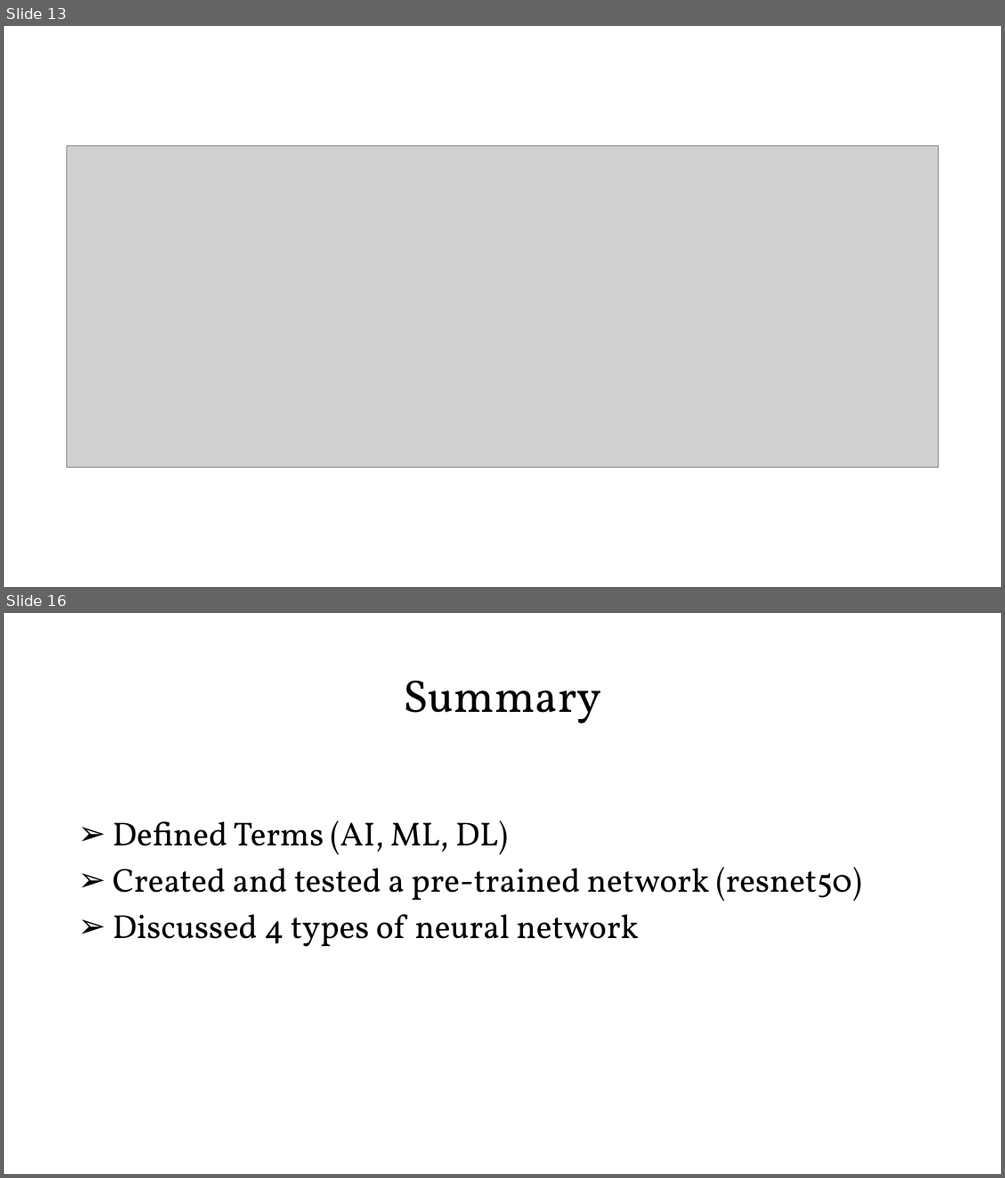
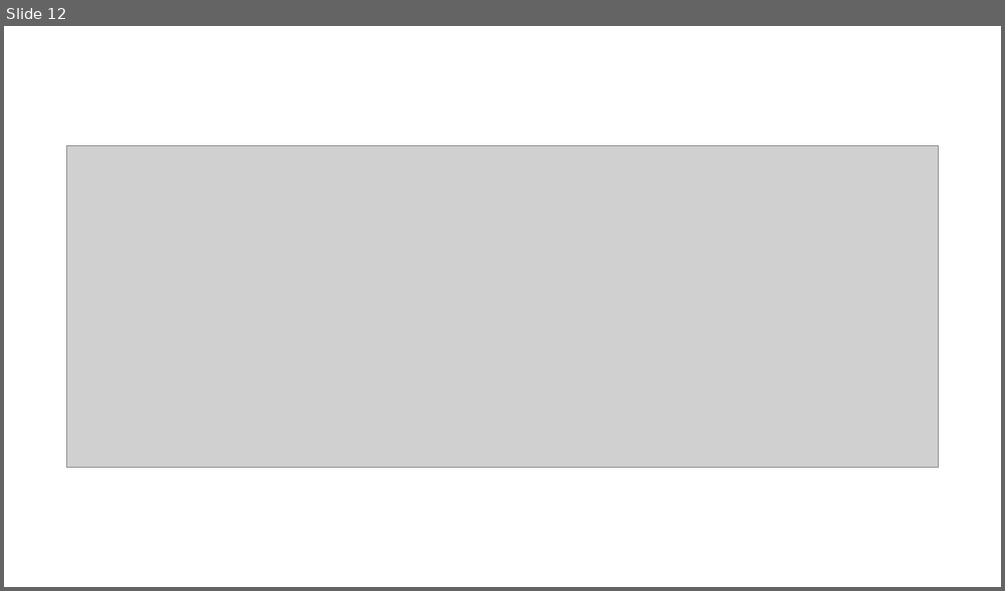
Before and after one commit to PracticumAI-Test/deep_learning, a slide deck: dl_getting_started.pptx. Shown one above the other, each under a label of ours: slides 13 and 16 before the commit, slide 12 after it; the slides between them are not shown. The pictures are 1005x1178 and 1005x591 pixels, drawn with LibreOffice and Linux fonts; fonts in the diff are those of the drawing; grey boxes stand for pictures. Boxes give left, top, right and bottom in pixels: in the first picture for what was removed or moved away, otherwise in the second. Text is boxed around its words. In the diff, an @@ line names an element or a change of style, - is before the commit and + after.

```diff
--- a/dl_getting_started.pptx
+++ b/dl_getting_started.pptx
@@ slide 16 removed at bbox=[4, 613, 1001, 1174], background #FFFFFF @@
@@ title removed at bbox=[403, 681, 601, 723] @@
-Summary
@@ text removed at bbox=[113, 820, 862, 947] @@
-➢ Defined Terms (AI, ML, DL)
-➢ Created and tested a pre-trained network (resnet50)
-➢ Discussed 4 types of neural network
@@ what was slide 13 is now slide 12 @@
```
Also in this commit, not shown: 3 slides changed, 1 slide added, 5 other slides removed, 5 other files.
